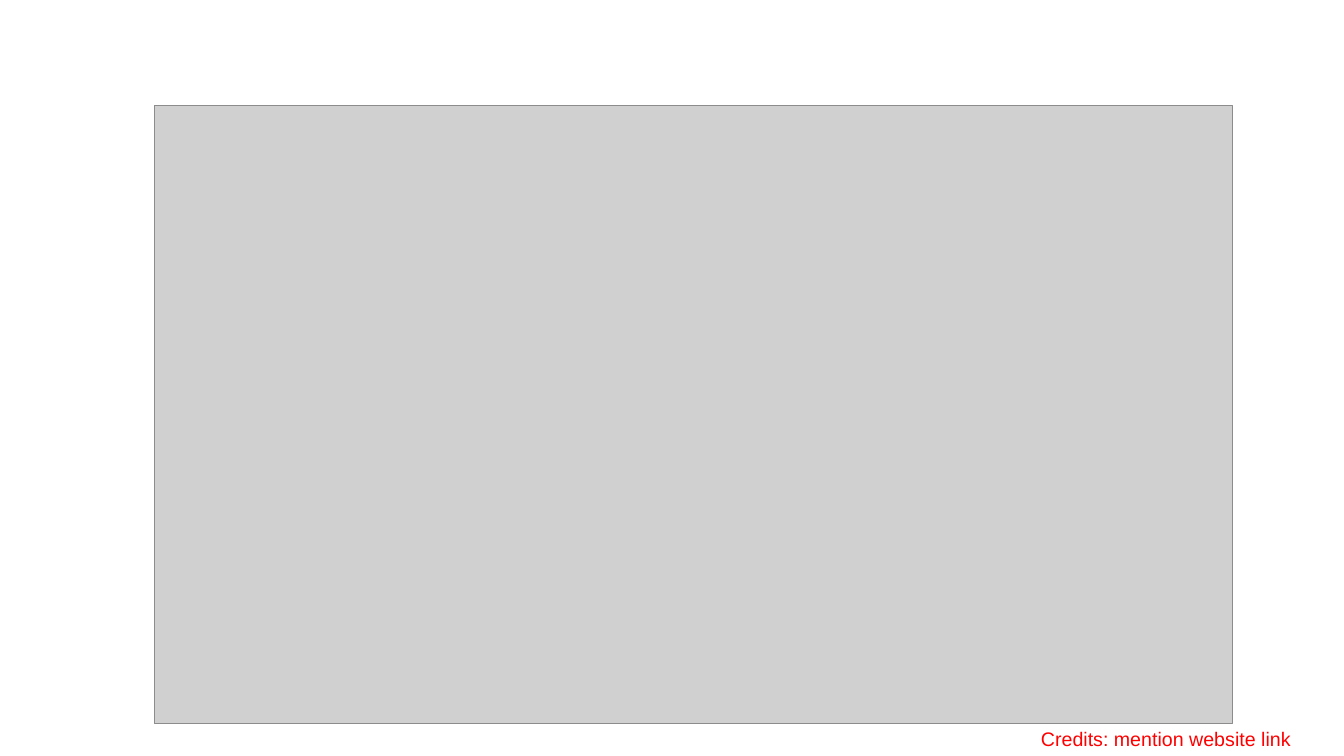
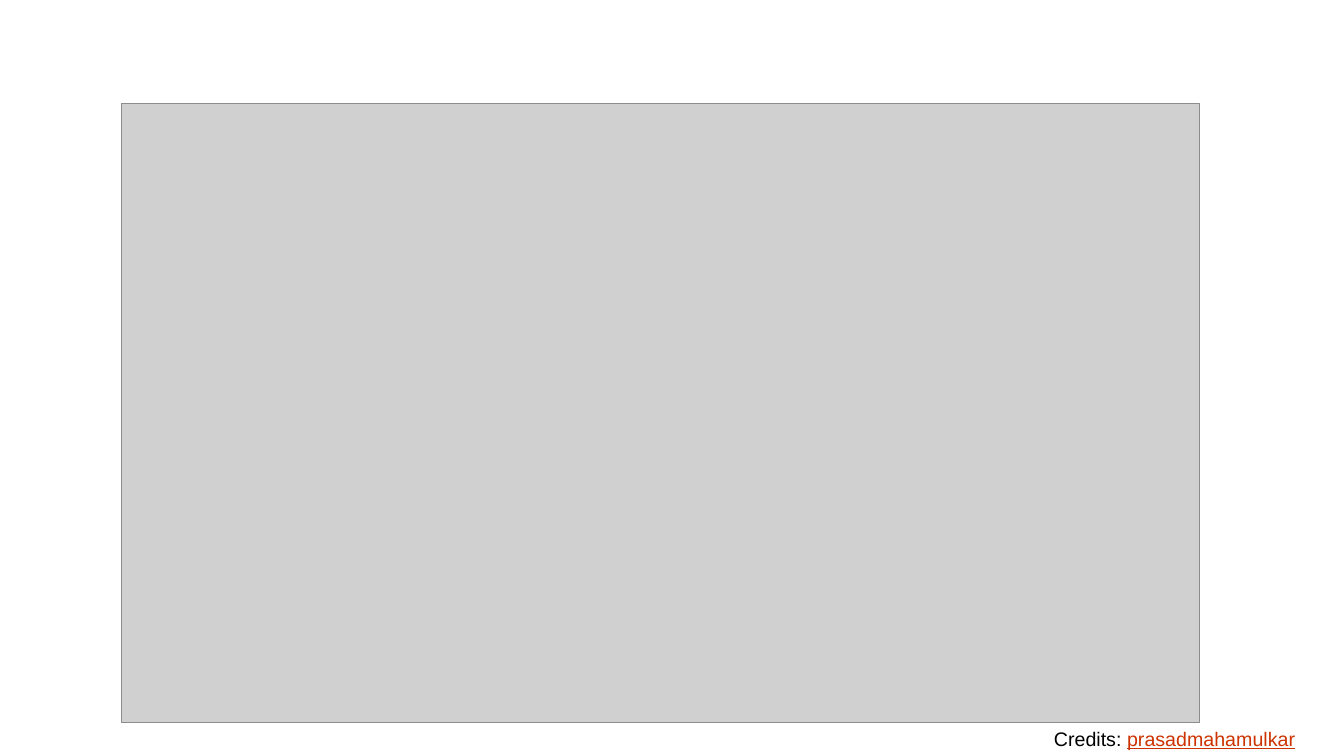
Before and after one commit to rgkannan676/Financial_Q-A_Chatbot, a slide deck: slide 7 of Kannan_QA_Chatbot_Assignment.pptx (slide 6 before the commit). Drawn at 1344x756 pixels with LibreOffice and Linux fonts; fonts in the diff are those of the drawing; grey boxes stand for pictures; background and template pictures are left out. Boxes give left, top, right and bottom in pixels: in the first picture for what was removed or moved away, otherwise in the second. Text is boxed around its words. In the diff, an @@ line names an element or a change of style, - is before the commit and + after.

```diff
--- a/Kannan_QA_Chatbot_Assignment.pptx
+++ b/Kannan_QA_Chatbot_Assignment.pptx
@@ picture: place and size @@
-picture at <box>154,106,1233,724</box>
+picture at <box>121,104,1200,722</box>
@@ text at <box>1054,731,1295,750</box>: text changed; text colour #FF0000 to #CC3300 @@
-Credits: mention website link
+Credits: prasadmahamulkar
```
Also in this commit, not shown: 11 other slides changed, 5 slides added, 3 slides removed, 2 other files.
